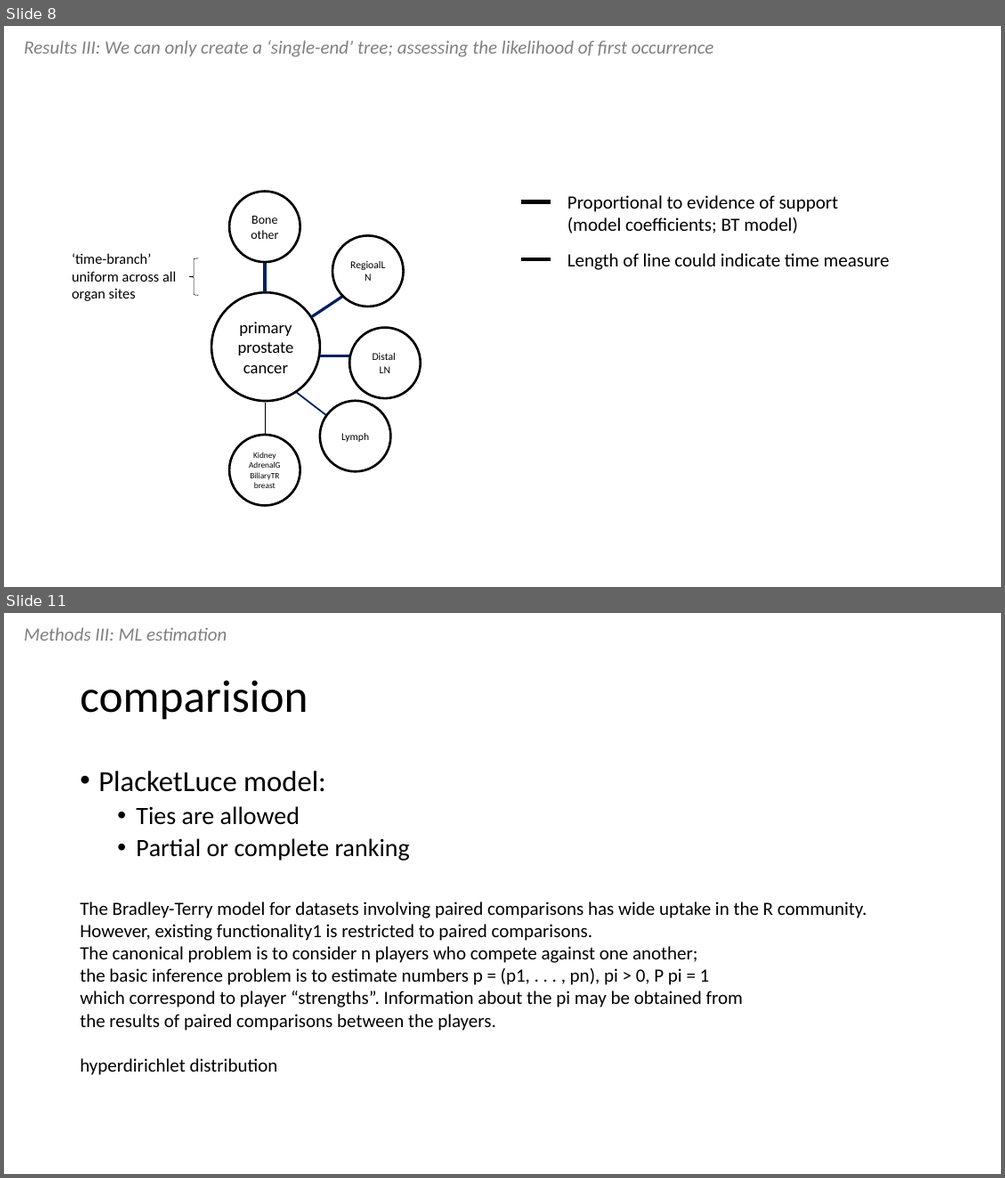
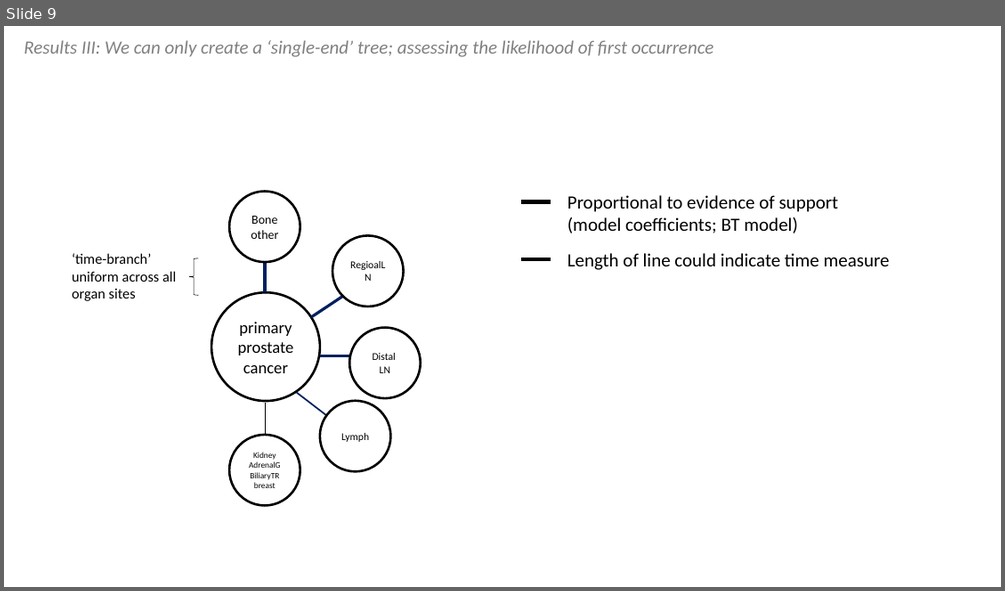
Before and after one commit to chris-kreitzer/Tropism-Timing, a slide deck: Tropism_Timing.pptx. Shown one above the other, each under a label of ours: slides 8 and 11 before the commit, slide 9 after it; the slides between them are not shown. The pictures are 1005x1178 and 1005x591 pixels, drawn with LibreOffice and Linux fonts; fonts in the diff are those of the drawing. Boxes give left, top, right and bottom in pixels: in the first picture for what was removed or moved away, otherwise in the second. Text is boxed around its words. In the diff, an @@ line names an element or a change of style, - is before the commit and + after.

```diff
--- a/Tropism_Timing.pptx
+++ b/Tropism_Timing.pptx
@@ slide 11 removed at (4, 613, 1001, 1174), background #FFFFFF @@
@@ text removed at (24, 627, 226, 641) @@
-Methods III: ML estimation
@@ title removed at (80, 680, 307, 720) @@
-comparision
@@ text removed at (98, 771, 410, 860) @@
-• PlacketLuce model:
-  • Ties are allowed
-  • Partial or complete ranking
@@ text removed at (80, 901, 867, 1075) @@
-The Bradley-Terry model for datasets involving paired comparisons has wide uptake in the R community.
-However, existing functionality1 is restricted to paired comparisons.
-The canonical problem is to consider n players who compete against one another;
-the basic inference problem is to estimate numbers p = (p1, . . . , pn), pi > 0, P pi = 1
-which correspond to player “strengths”. Information about the pi may be obtained from
-the results of paired comparisons between the players.
-hyperdirichlet distribution
@@ what was slide 8 is now slide 9 @@
```
Also in this commit, not shown: 9 slides changed, 5 slides added, 2 other slides removed.
